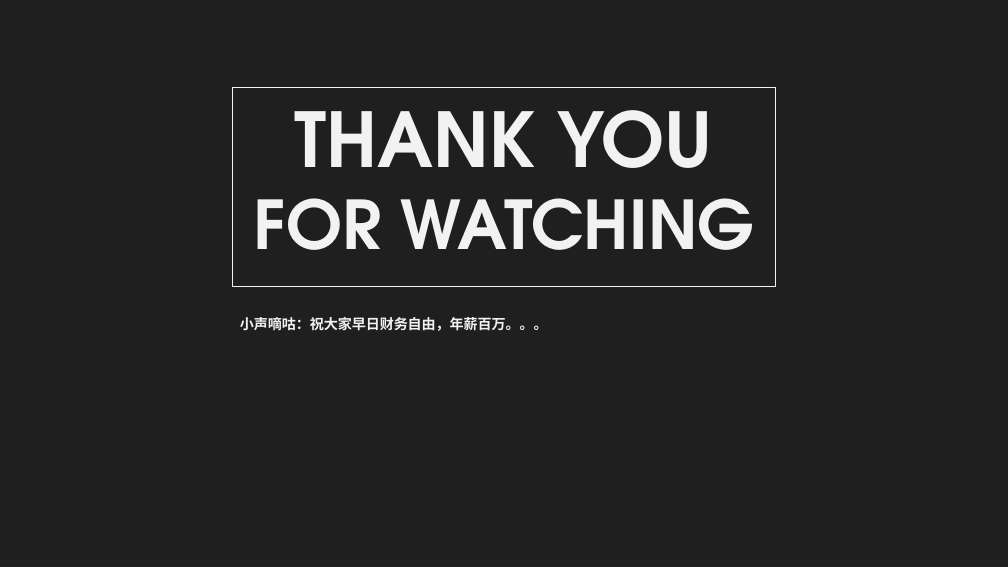
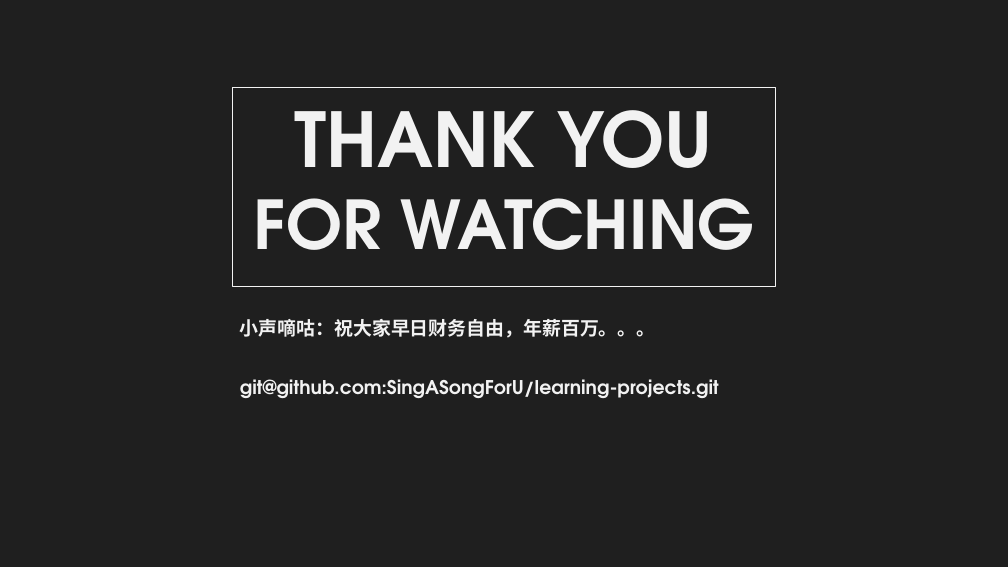
Before and after one commit to SingASongForU/learning-projects, a slide deck: slide 32 of learn-project-concurrent/src/main/resources/从码农到百万年薪.pptx (slide 31 before the commit). Drawn at 1008x567 pixels with LibreOffice and Linux fonts; fonts in the diff are those of the drawing. Boxes give left, top, right and bottom in pixels: in the first picture for what was removed or moved away, otherwise in the second. Text is boxed around its words. In the diff, an @@ line names an element or a change of style, - is before the commit and + after.

```diff
--- a/learn-project-concurrent/src/main/resources/从码农到百万年薪.pptx
+++ b/learn-project-concurrent/src/main/resources/从码农到百万年薪.pptx
@@ text at [240,319,656,338]: size 13.3 to 18 pt in "小声嘀咕：祝大家早日财务自由，年薪百万。。。" @@
@@ text at [240,379,719,398]: paragraph added @@
+git@github.com:SingASongForU/learning-projects.git
```
Also in this commit, not shown: 3 other slides changed, 2 slides added, 1 slide removed.
